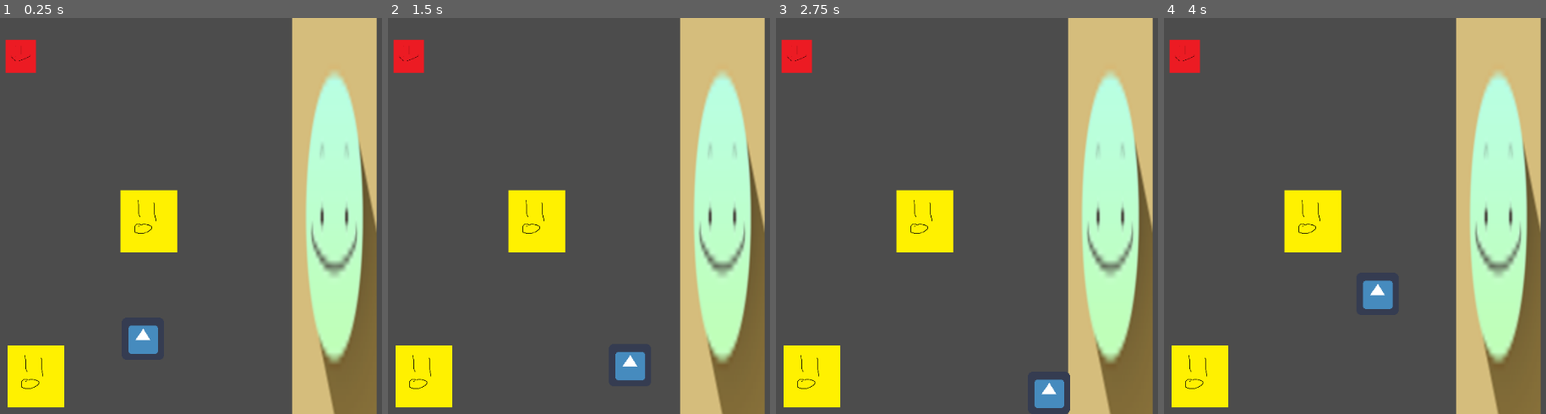
Above: before the commit, frames 1-4 (left to right).
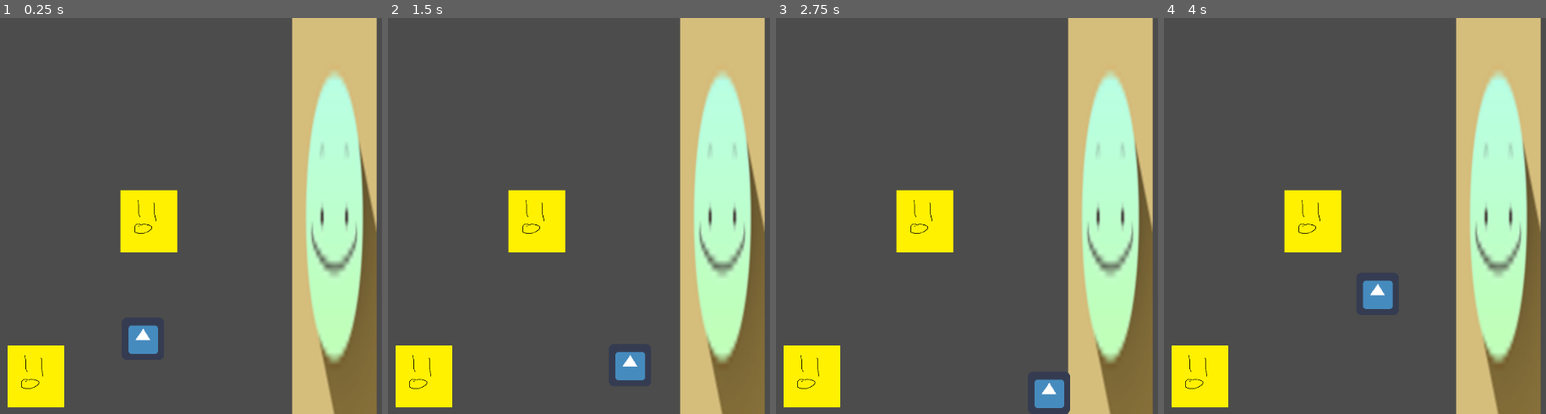
Above: after the commit, the same moments.

Repository: Lucianono/DinerWithMonster
Game: Godot game, scene res://on-site.tscn
The game is run twice, just before and just after one commit, with the same random seed, the same clock (stepped at 60 frames per second) and the same inputs. The engine's default icon, where the game draws it, is replaced by a stand-in: a white triangle on a blue panel in a dark square.
Inputs (mouse positions are in pixels of both pictures, inside the frame that each line leads up to):
- Up to frame 1 (0.25 s): no input
- Up to frame 2 (1.5 s): tap Enter at 0.5 s; move the mouse to (outside the picture) at 0.52 s; hold Right (ui_right) 0.53-1.28 s; click (outside the picture) at 0.67 s; move the mouse to (590, 235) at 1.27 s; hold Down (ui_down) from 1.28 s (still down)
- Up to frame 3 (2.75 s): tap Space at 2 s; move the mouse to (outside the picture) at 2.02 s; release Down (ui_down) at 2.03 s; hold Right (ui_right) from 2.03 s (still down)
- Up to frame 4 (4 s): tap Enter at 2.75 s; move the mouse to (1465, 295) at 2.77 s; release Right (ui_right) at 2.78 s; hold Up (ui_up) 2.78-3.53 s; click (1465, 295) at 2.92 s; move the mouse to (outside the picture) at 3.52 s; hold Left (ui_left) from 3.53 s (still down)

The runs differ from the first frame. In frame 1, 0.7% of the frame differs, in the area x 1-10%, y 5-14%; in frame 2, 0.7%; in frame 3, 0.7%; in frame 4, 0.7%.

Commit message:
farm-entered function (not working properly)

Diff:
--- a/on-site.gd
+++ b/on-site.gd
@@ -17,34 +17,10 @@
 
 #when coop touched (signal)
 func _on_Coop_coop_entered():
-	if isEggFreed:
-
-		var ingr_ent = ingr.instance()
-		ingr_ent.initIngrName("egg")
-		ingr_ent.connect("ingredient_freed",self,"_on_ingredientdrop_ingredient_freed")
-		call_deferred("add_child",ingr_ent)
-		ingr_ent.set_position(coop_position + Vector2(20,50))
-		isEggFreed = false
-
-
-		print(ingr_ent.getIngrName())
-
-
-
+	farm_entered(isEggFreed, "egg", coop_position + Vector2(20,50))
 
 func _on_Butcher_butcher_entered():
-	if isPorkFreed:
-
-		var ingr_ent = ingr.instance()
-		ingr_ent.initIngrName("pork")
-		ingr_ent.connect("ingredient_freed",self,"_on_ingredientdrop_ingredient_freed")
-		call_deferred("add_child",ingr_ent)
-		ingr_ent.set_position(butcher_position + Vector2(20,-50))
-		isPorkFreed = false
-
-
-		print(ingr_ent.getIngrName())
-
+	farm_entered(isPorkFreed, "pork", butcher_position + Vector2(20,-50))
 
 func _on_ingredientdrop_ingredient_freed(ingr_name_freed):
 	print("ingr freed")
@@ -53,3 +29,16 @@
 			isEggFreed = true
 		"pork" :
 			isPorkFreed = true
+
+
+func farm_entered(isIngrFreed, ingr_name, farm_position):
+	if isIngrFreed:
+		var ingr_ent = ingr.instance()
+		ingr_ent.initIngrName(ingr_name)
+		ingr_ent.connect("ingredient_freed",self,"_on_ingredientdrop_ingredient_freed")
+		call_deferred("add_child",ingr_ent)
+		ingr_ent.set_position(farm_position)
+		isIngrFreed = false
+
+
+		print(ingr_ent.getIngrName())
--- a/on-site.tscn
+++ b/on-site.tscn
@@ -21,7 +21,7 @@
 position = Vector2( 509, 301 )
 
 [node name="ingredient-drop" parent="." instance=ExtResource( 5 )]
-position = Vector2( 34, 58 )
+position = Vector2( -42, 49 )
 
 [node name="Butcher" parent="." instance=ExtResource( 6 )]
 position = Vector2( 57, 543 )
